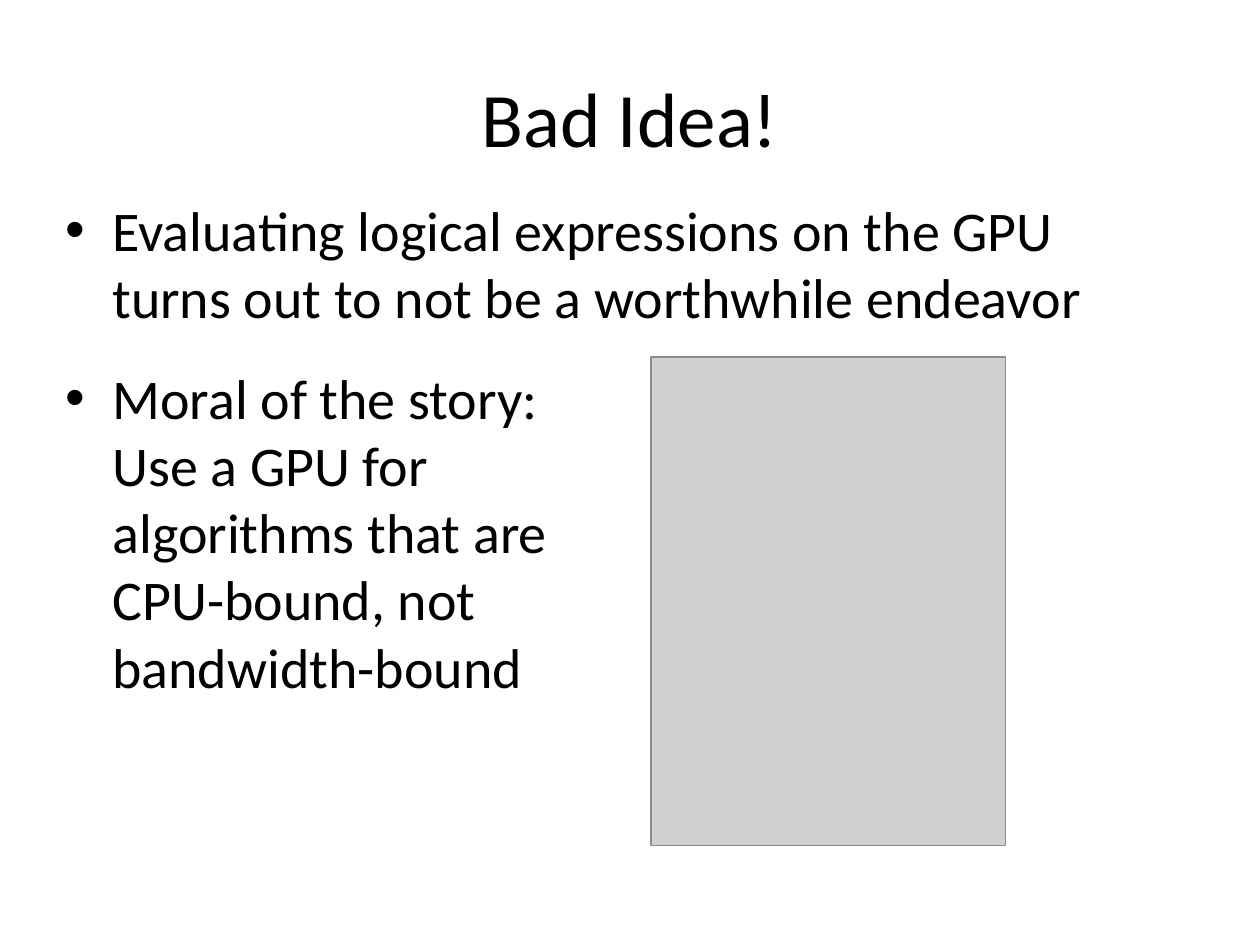
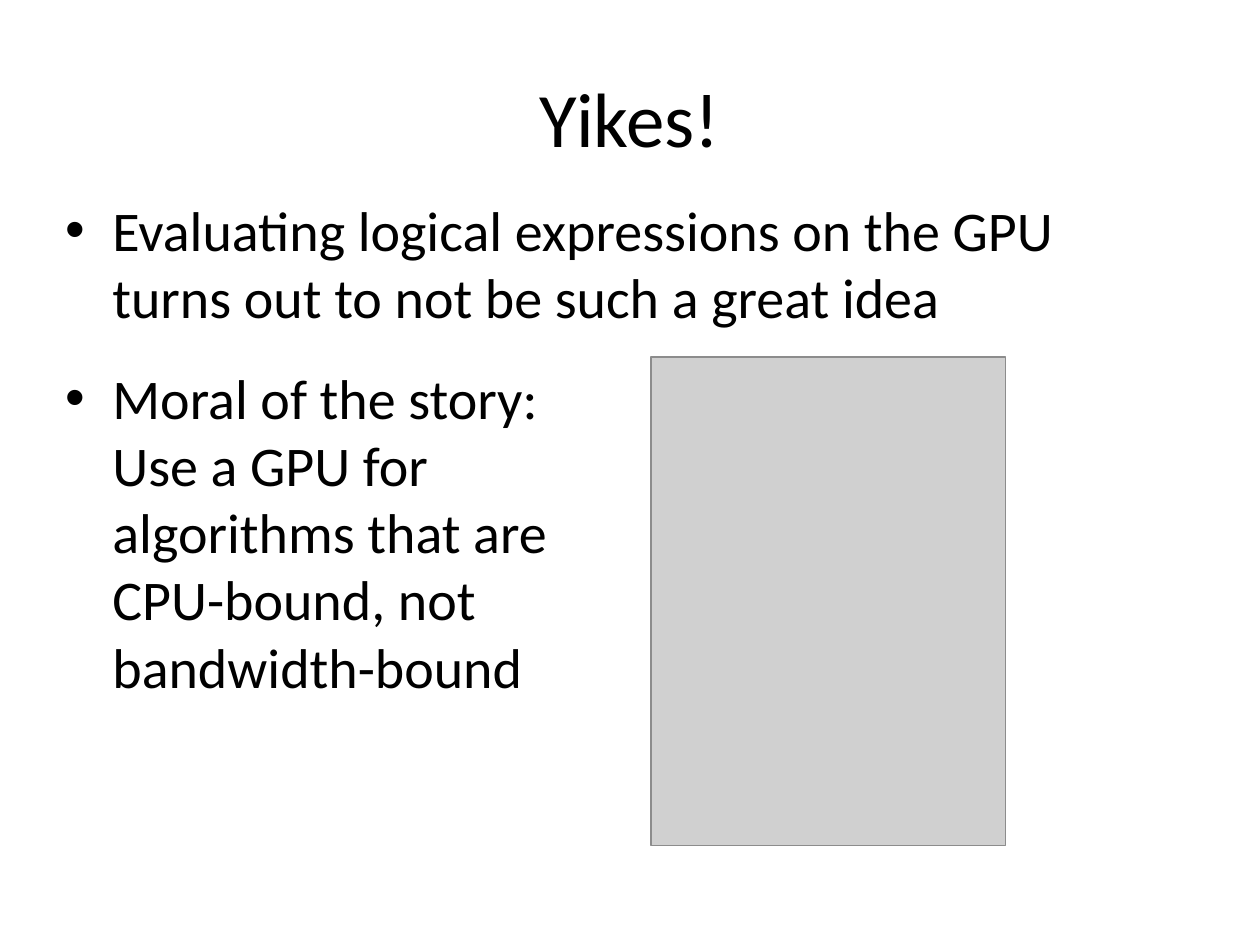
Before and after one commit to pwholmes/jiminy, a slide deck: slide 10 of docs/presentation/Presentation.pptx. Drawn at 1260x945 pixels with LibreOffice and Linux fonts; fonts in the diff are those of the drawing; grey boxes stand for pictures. Boxes give left, top, right and bottom in pixels: in the first picture for what was removed or moved away, otherwise in the second. Text is boxed around its words. In the diff, an @@ line names an element or a change of style, - is before the commit and + after.

Commit message:
Bug fixes, adding Java evaluation of expressions

```diff
--- a/docs/presentation/Presentation.pptx
+++ b/docs/presentation/Presentation.pptx
@@ title at (x1=540, y1=93, x2=720, y2=148): text changed @@
-Bad Idea!
+Yikes!
@@ text at (x1=112, y1=212, x2=1053, y2=328): text changed @@
-• Evaluating logical expressions on the GPU turns out to not be a worthwhile endeavor
+• Evaluating logical expressions on the GPU turns out to not be such a great idea
```
Also in this commit, not shown: 1 other slide changed, 11 other files.
